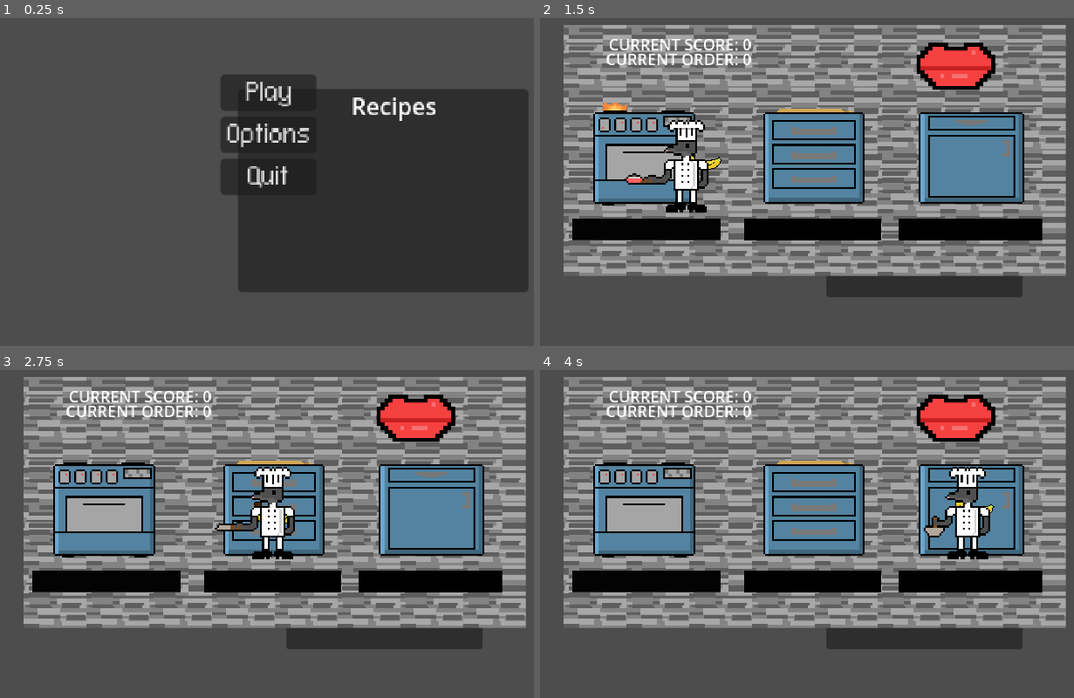
Above: before the commit, frames 1-4 (two rows, left to right).
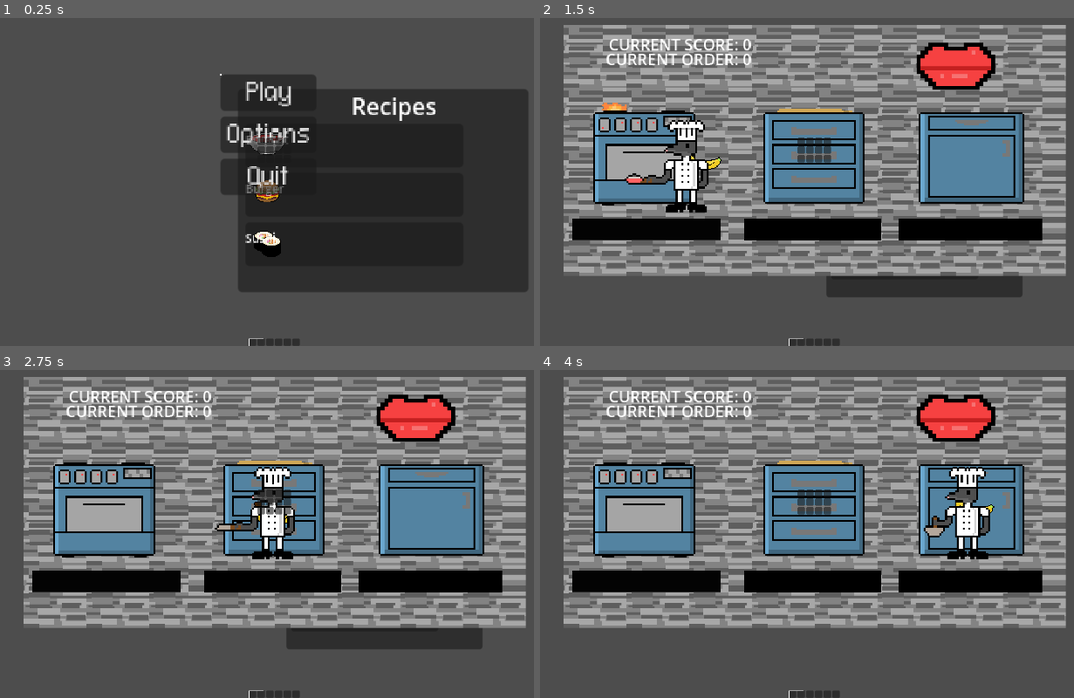
Above: after the commit, the same moments.

Repository: Largester/m.i.c.e
Game: Godot game, scene res://menu.tscn
The game is run twice, just before and just after one commit, with the same random seed, the same clock (stepped at 60 frames per second) and the same inputs.
Inputs (mouse positions are in pixels of both pictures, inside the frame that each line leads up to):
- Up to frame 1 (0.25 s): no input
- Up to frame 2 (1.5 s): click "Play" at 0.5 s; tap Enter at 1.25 s; drag from (641, 162) to (812, 155) at 1.27 s
- Up to frame 3 (2.75 s): drag from (170, 396) to (272, 514) at 2.02 s
- Up to frame 4 (4 s): move the mouse to (705, 409) at 2.77 s; tap Tab at 2.85 s; click (705, 409) at 2.92 s; drag from (780, 579) to (972, 507) at 3.52 s

The runs differ from the first frame. In frame 1, 1.0% of the frame differs, in the area x 41-57%, y 17-100%; in frame 2, 0.5%; in frame 3, 0.5%; in frame 4, 2.8%, in the area x 46-91%, y 36-100%.
Error before the commit: Parse Error: Identifier "i" not declared in the current scope. (res://scenes/recipe_slot.gd:12)
Error after the commit: Invalid access to property or key 'Item' on a base object of type 'Control (inventory.gd)'. (res://scripts/game.gd:14)

Commit message:
crafting(almost)

Diff:
--- /dev/null
+++ b/CropData.gd
@@ -0,0 +1,8 @@
+extends BlockData
+class_name CropData
+
+@export var duration : float
+
+func growth_index(time : float):
+	var stage_index : int = int( (time/duration) * (atlas_coords.size() - 1) )
+	return stage_index
--- a/project.godot
+++ b/project.godot
@@ -21,6 +21,7 @@
 
 Global="*res://scripts/global.gd"
 CookingSystem="*res://scenes/cooking_system.tscn"
+Inventory="*res://scenes/inventory.tscn"
 
 [display]
 
--- /dev/null
+++ b/queue_slot.gd
@@ -0,0 +1,36 @@
+extends Panel
+
+
+signal completed(item, node)
+
+var recipe : Recipe:
+	set(value):
+		recipe = value
+
+		if value == null:
+			return
+		$TextureRect.texture = value.icon
+		cook_time = value.cook_time
+
+var cook_time : float:
+	set(value):
+		cook_time = value
+		$ProgressBar.max_value = value
+
+var time : float = 0:
+	set(value):
+		time = value
+		$ProgressBar.value = value
+
+
+func _physics_process(delta):
+	if time >= 0 and get_index() == 0:
+		time += delta
+	if time > cook_time:
+		completed.emit(recipe, self)
+
+
+func _on_cancel_pressed():
+	for key in recipe.ingredients:
+		Inventory.add_item(key, recipe.ingredients[key])
+	queue_free()
--- /dev/null
+++ b/resources/Food/Borscht.tres
@@ -0,0 +1,10 @@
+[gd_resource type="Resource" script_class="Item" load_steps=3 format=3 uid="uid://bueogmqtuj3tc"]
+
+[ext_resource type="Texture2D" uid="uid://du6fs71vxj05y" path="res://sprits/Products (2).png" id="1_5q43i"]
+[ext_resource type="Script" uid="uid://cv5ioyni0ysvw" path="res://Item.gd" id="2_43183"]
+
+[resource]
+script = ExtResource("2_43183")
+title = "Borscht"
+icon = ExtResource("1_5q43i")
+metadata/_custom_type_script = "uid://cv5ioyni0ysvw"
--- /dev/null
+++ b/resources/Food/Burger.tres
@@ -0,0 +1,10 @@
+[gd_resource type="Resource" script_class="Item" load_steps=3 format=3 uid="uid://devw21fahscuo"]
+
+[ext_resource type="Texture2D" uid="uid://mwxgfvl2uu1o" path="res://sprits/Products.png" id="1_1fq27"]
+[ext_resource type="Script" uid="uid://cv5ioyni0ysvw" path="res://Item.gd" id="2_rbfaj"]
+
+[resource]
+script = ExtResource("2_rbfaj")
+title = "Burger"
+icon = ExtResource("1_1fq27")
+metadata/_custom_type_script = "uid://cv5ioyni0ysvw"
--- /dev/null
+++ b/resources/Food/Sushi.tres
@@ -0,0 +1,10 @@
+[gd_resource type="Resource" script_class="Item" load_steps=3 format=3 uid="uid://cafi5ehfiidme"]
+
+[ext_resource type="Texture2D" uid="uid://c58xo0loycvdy" path="res://sprits/Products (3).png" id="1_2654t"]
+[ext_resource type="Script" uid="uid://cv5ioyni0ysvw" path="res://Item.gd" id="2_evdi4"]
+
+[resource]
+script = ExtResource("2_evdi4")
+title = "Sushi"
+icon = ExtResource("1_2654t")
+metadata/_custom_type_script = "uid://cv5ioyni0ysvw"
--- /dev/null
+++ b/resources/ingredients/milk.tres
@@ -0,0 +1,16 @@
+[gd_resource type="Resource" script_class="CropData" load_steps=4 format=3 uid="uid://dt8plc2cibspu"]
+
+[ext_resource type="Texture2D" uid="uid://bbtjhuwddcvps" path="res://sprits/Ingredients.png" id="1_bnxq1"]
+[ext_resource type="Script" uid="uid://gf5f5rgumryh" path="res://CropData.gd" id="2_uinmj"]
+
+[sub_resource type="AtlasTexture" id="AtlasTexture_g4rfw"]
+atlas = ExtResource("1_bnxq1")
+region = Rect2(0, 128, 128, 64)
+
+[resource]
+script = ExtResource("2_uinmj")
+tile_name = "milk"
+atlas_coords = Array[Vector2i]([Vector2i(0, 2), Vector2i(1, 2)])
+title = "milk"
+icon = SubResource("AtlasTexture_g4rfw")
+metadata/_custom_type_script = "uid://gf5f5rgumryh"
--- /dev/null
+++ b/resources/ingredients/potato.tres
@@ -0,0 +1,16 @@
+[gd_resource type="Resource" script_class="CropData" load_steps=4 format=3 uid="uid://cyp0w3jvau2qt"]
+
+[ext_resource type="Texture2D" uid="uid://bbtjhuwddcvps" path="res://sprits/Ingredients.png" id="1_cwjf7"]
+[ext_resource type="Script" uid="uid://gf5f5rgumryh" path="res://CropData.gd" id="2_ua8wc"]
+
+[sub_resource type="AtlasTexture" id="AtlasTexture_xqajr"]
+atlas = ExtResource("1_cwjf7")
+region = Rect2(0, 64, 128, 64)
+
+[resource]
+script = ExtResource("2_ua8wc")
+tile_name = "potato"
+atlas_coords = Array[Vector2i]([Vector2i(0, 1), Vector2i(1, 1)])
+title = "potato"
+icon = SubResource("AtlasTexture_xqajr")
+metadata/_custom_type_script = "uid://gf5f5rgumryh"
--- /dev/null
+++ b/resources/ingredients/tomato.tres
@@ -0,0 +1,9 @@
+[gd_resource type="Resource" script_class="CropData" load_steps=2 format=3 uid="uid://jao7yta2x45o"]
+
+[ext_resource type="Script" uid="uid://gf5f5rgumryh" path="res://CropData.gd" id="1_4ni1f"]
+
+[resource]
+script = ExtResource("1_4ni1f")
+tile_name = "tomato"
+atlas_coords = Array[Vector2i]([Vector2i(0, 0), Vector2i(1, 0)])
+metadata/_custom_type_script = "uid://gf5f5rgumryh"
--- /dev/null
+++ b/resources/recipes/Borscht_R.tres
@@ -0,0 +1,19 @@
+[gd_resource type="Resource" script_class="Recipe" load_steps=7 format=3 uid="uid://bwop2e2k2f31b"]
+
+[ext_resource type="Texture2D" uid="uid://du6fs71vxj05y" path="res://sprits/Products (2).png" id="1_lkvbu"]
+[ext_resource type="Script" uid="uid://cv5ioyni0ysvw" path="res://Item.gd" id="2_7cuy8"]
+[ext_resource type="Resource" uid="uid://dt8plc2cibspu" path="res://resources/ingredients/milk.tres" id="3_yv5y8"]
+[ext_resource type="Resource" uid="uid://jao7yta2x45o" path="res://resources/ingredients/tomato.tres" id="4_41v4b"]
+[ext_resource type="Resource" uid="uid://bueogmqtuj3tc" path="res://resources/Food/Borscht.tres" id="5_owmkg"]
+[ext_resource type="Script" uid="uid://c4tfka8gq7jk0" path="res://Recipe.gd" id="6_5yyfl"]
+
+[resource]
+script = ExtResource("6_5yyfl")
+name = "Borscht"
+icon = ExtResource("1_lkvbu")
+ingredients = Dictionary[ExtResource("2_7cuy8"), int]({
+ExtResource("3_yv5y8"): 3,
+ExtResource("4_41v4b"): 2
+})
+product = ExtResource("5_owmkg")
+metadata/_custom_type_script = "uid://c4tfka8gq7jk0"
--- /dev/null
+++ b/resources/recipes/Burger_R.tres
@@ -0,0 +1,21 @@
+[gd_resource type="Resource" script_class="Recipe" load_steps=8 format=3 uid="uid://os4imgttxxhe"]
+
+[ext_resource type="Texture2D" uid="uid://nxi1u7byegl2" path="res://sprits/Products (1).png" id="1_ex1lb"]
+[ext_resource type="Script" uid="uid://cv5ioyni0ysvw" path="res://Item.gd" id="2_dfb5g"]
+[ext_resource type="Resource" uid="uid://jao7yta2x45o" path="res://resources/ingredients/tomato.tres" id="3_7yu4x"]
+[ext_resource type="Resource" uid="uid://cyp0w3jvau2qt" path="res://resources/ingredients/potato.tres" id="4_oxlk2"]
+[ext_resource type="Resource" uid="uid://dt8plc2cibspu" path="res://resources/ingredients/milk.tres" id="5_paofj"]
+[ext_resource type="Resource" uid="uid://devw21fahscuo" path="res://resources/Food/Burger.tres" id="6_lif5g"]
+[ext_resource type="Script" uid="uid://c4tfka8gq7jk0" path="res://Recipe.gd" id="7_givqn"]
+
+[resource]
+script = ExtResource("7_givqn")
+name = "Burger"
+icon = ExtResource("1_ex1lb")
+ingredients = Dictionary[ExtResource("2_dfb5g"), int]({
+ExtResource("3_7yu4x"): 1,
+ExtResource("4_oxlk2"): 2,
+ExtResource("5_paofj"): 1
+})
+product = ExtResource("6_lif5g")
+metadata/_custom_type_script = "uid://c4tfka8gq7jk0"
--- /dev/null
+++ b/resources/recipes/Sushi_R.tres
@@ -0,0 +1,19 @@
+[gd_resource type="Resource" script_class="Recipe" load_steps=7 format=3 uid="uid://dnwy7edy5yipg"]
+
+[ext_resource type="Texture2D" uid="uid://c58xo0loycvdy" path="res://sprits/Products (3).png" id="1_ibiiy"]
+[ext_resource type="Script" uid="uid://cv5ioyni0ysvw" path="res://Item.gd" id="2_bdbbe"]
+[ext_resource type="Resource" uid="uid://dt8plc2cibspu" path="res://resources/ingredients/milk.tres" id="3_gafoa"]
+[ext_resource type="Resource" uid="uid://jao7yta2x45o" path="res://resources/ingredients/tomato.tres" id="4_ko6j0"]
+[ext_resource type="Resource" uid="uid://bueogmqtuj3tc" path="res://resources/Food/Borscht.tres" id="5_ggpx2"]
+[ext_resource type="Script" uid="uid://c4tfka8gq7jk0" path="res://Recipe.gd" id="6_otiss"]
+
+[resource]
+script = ExtResource("6_otiss")
+name = "Sushi"
+icon = ExtResource("1_ibiiy")
+ingredients = Dictionary[ExtResource("2_bdbbe"), int]({
+ExtResource("3_gafoa"): 1,
+ExtResource("4_ko6j0"): 3
+})
+product = ExtResource("5_ggpx2")
+metadata/_custom_type_script = "uid://c4tfka8gq7jk0"
--- a/scenes/cooking_system.gd
+++ b/scenes/cooking_system.gd
@@ -1,7 +1,77 @@
 extends Control
 
 @onready var recipe_slot_node : PackedScene = preload("res://scenes/recipe_slot.tscn")
+@onready var queue_slot_node : PackedScene = preload("res://scenes/queue_slot.tscn")
 
-@export var recipes : Array[Recipe]
+
+
+@export var recipes : Array[Recipe]:
+	set(value):
+		recipes = value
+
+		if recipe_container:
+			free_slots()
+			load_recipes()
 
 @export var recipe_container : VBoxContainer
+@export var queue : VBoxContainer
+
+var selected_recipe : Recipe
+var selected_rect : Rect2
+
+func _ready() -> void:
+	free_slots()
+	load_recipes()
+
+func _draw():
+	draw_rect(selected_rect, Color.WHITE, false, 1)
+
+func _input(event):
+	if event is InputEventKey and event.is_pressed():
+		if event.keycode == KEY_TAB:
+			visible = !visible
+
+func load_recipes():
+	for recipe in recipes:
+		var recipe_slot = recipe_slot_node.instantiate()
+		recipe_container.add_child(recipe_slot)
+		recipe_slot.recipe = recipe
+		recipe_slot.selected.connect(selection)
+
+func free_slots():
+	for slot in recipe_container.get_children():
+		slot.free()
+
+func selection(item : Recipe, node : Panel):
+	selected_recipe = item
+	selected_rect = Rect2(node.global_position, node.size)
+	queue_redraw()
+	print(item.name)
+
+func queue_item(item : Recipe):
+	if item == null:
+		return
+	var queue_slot = queue_slot_node.instantiate()
+	queue.add_child(queue_slot)
+	queue_slot.recipe = item
+	queue_slot.completed.connect(finished_cooking)
+
+func _on_create_pressed():
+	if not selected_recipe:
+		return
+
+	if not Inventory.check_ingredients(selected_recipe.ingredients):
+		print("Not Enough Items")
+		return
+
+	Inventory.use_ingredients(selected_recipe.ingredients)
+
+	queue_item(selected_recipe)
+
+func finished_cooking(item : Recipe, node : Panel):
+	if item == null:
+		return
+
+	Inventory.add_item(item.product, item.product_amount)
+	node.queue_free()
+	print(item.name +" added.")
--- a/scenes/cooking_system.tscn
+++ b/scenes/cooking_system.tscn
@@ -1,6 +1,10 @@
-[gd_scene load_steps=2 format=3 uid="uid://dctkmthq3jlro"]
+[gd_scene load_steps=6 format=3 uid="uid://dctkmthq3jlro"]
 
 [ext_resource type="Script" uid="uid://3bl0eqyij2sy" path="res://scenes/cooking_system.gd" id="1_qsbep"]
+[ext_resource type="Script" uid="uid://c4tfka8gq7jk0" path="res://Recipe.gd" id="2_qqmc6"]
+[ext_resource type="Resource" uid="uid://bwop2e2k2f31b" path="res://resources/recipes/Borscht_R.tres" id="3_0wj76"]
+[ext_resource type="Resource" uid="uid://os4imgttxxhe" path="res://resources/recipes/Burger_R.tres" id="4_5s6i4"]
+[ext_resource type="Resource" uid="uid://dnwy7edy5yipg" path="res://resources/recipes/Sushi_R.tres" id="5_qhe6w"]
 
 [node name="CookingSystem" type="Control" node_paths=PackedStringArray("recipe_container")]
 layout_mode = 3
@@ -8,6 +12,7 @@
 offset_right = 41.0
 offset_bottom = 40.0
 script = ExtResource("1_qsbep")
+recipes = Array[ExtResource("2_qqmc6")]([ExtResource("3_0wj76"), ExtResource("4_5s6i4"), ExtResource("5_qhe6w")])
 recipe_container = NodePath("Panel/ScrollContainer/Recipes")
 
 [node name="Panel" type="Panel" parent="."]
--- a/scenes/game.tscn
+++ b/scenes/game.tscn
@@ -1,7 +1,8 @@
-[gd_scene load_steps=13 format=4 uid="uid://cliocng58qaa"]
+[gd_scene load_steps=16 format=4 uid="uid://cliocng58qaa"]
 
 [ext_resource type="Script" uid="uid://cvmnesrle14i8" path="res://scripts/game.gd" id="1_lbhrr"]
 [ext_resource type="Texture2D" uid="uid://bnl20f3ryjy04" path="res://sprits/background_tile.png" id="2_iywne"]
+[ext_resource type="Texture2D" uid="uid://bbtjhuwddcvps" path="res://sprits/Ingredients.png" id="3_kvpfn"]
 [ext_resource type="PackedScene" uid="uid://bdfsj3yl53dxt" path="res://scenes/mouse.tscn" id="3_p57ef"]
 [ext_resource type="Script" uid="uid://36wo50xdswwi" path="res://scripts/currentscorelabel.gd" id="5_p57ef"]
 [ext_resource type="PackedScene" uid="uid://cyxg4wi5d0e8m" path="res://scenes/oven.tscn" id="6_p57ef"]
@@ -20,12 +21,98 @@
 tile_size = Vector2i(64, 64)
 sources/0 = SubResource("TileSetAtlasSource_7jktm")
 
+[sub_resource type="TileSetAtlasSource" id="TileSetAtlasSource_dinhu"]
+texture = ExtResource("3_kvpfn")
+texture_region_size = Vector2i(64, 64)
+2:0/0 = 0
+1:1/0 = 0
+1:1/0/custom_data_0 = "Crop"
+2:1/0 = 0
+3:1/0 = 0
+5:1/0 = 0
+6:1/0 = 0
+7:1/0 = 0
+2:2/0 = 0
+3:2/0 = 0
+5:2/0 = 0
+6:2/0 = 0
+7:2/0 = 0
+5:3/0 = 0
+6:3/0 = 0
+7:3/0 = 0
+2:4/0 = 0
+3:4/0 = 0
+5:4/0 = 0
+6:4/0 = 0
+0:5/0 = 0
+1:5/0 = 0
+2:5/0 = 0
+3:5/0 = 0
+4:5/0 = 0
+5:5/0 = 0
+6:5/0 = 0
+7:5/0 = 0
+0:6/0 = 0
+1:6/0 = 0
+2:6/0 = 0
+3:6/0 = 0
+4:6/0 = 0
+5:6/0 = 0
+6:6/0 = 0
+7:6/0 = 0
+5:7/0 = 0
+6:7/0 = 0
+1:8/0 = 0
+2:8/0 = 0
+3:8/0 = 0
+5:8/0 = 0
+6:8/0 = 0
+7:8/0 = 0
+0:9/0 = 0
+1:9/0 = 0
+2:9/0 = 0
+3:9/0 = 0
+4:9/0 = 0
+5:9/0 = 0
+6:9/0 = 0
+7:9/0 = 0
+0:10/0 = 0
+1:10/0 = 0
+2:10/0 = 0
+3:10/0 = 0
+4:10/0 = 0
+5:10/0 = 0
+6:10/0 = 0
+7:10/0 = 0
+1:11/0 = 0
+2:11/0 = 0
+5:11/0 = 0
+6:11/0 = 0
+0:1/0 = 0
+0:1/0/custom_data_0 = "Crop"
+1:0/0 = 0
+1:0/0/custom_data_0 = "Crop"
+0:0/0 = 0
+0:0/0/custom_data_0 = "Crop"
+0:2/0 = 0
+0:2/0/custom_data_0 = "Crop"
+1:2/0 = 0
+1:2/0/custom_data_0 = "Crop"
+
+[sub_resource type="TileSet" id="TileSet_kvuet"]
+custom_data_layer_0/name = "tile_name"
+custom_data_layer_0/type = 4
+sources/1 = SubResource("TileSetAtlasSource_dinhu")
+
 [node name="Game" type="Node2D"]
 script = ExtResource("1_lbhrr")
 
-[node name="TileMapLayer" type="TileMapLayer" parent="."]
+[node name="Background" type="TileMapLayer" parent="."]
 tile_map_data = PackedByteArray("AAD+////AAAAAAAAAAD/////AAAAAAAAAAAAAP//AAAAAAAAAAABAP//AAAAAAAAAAABAAAAAAAAAAAAAAAAAA …(432 unchanged characters)…
 tile_set = SubResource("TileSet_ryrav")
+
+[node name="Crops" type="TileMapLayer" parent="."]
+tile_set = SubResource("TileSet_kvuet")
 
 [node name="Camera2D" type="Camera2D" parent="."]
 zoom = Vector2(2.7, 2.7)
--- a/scenes/hotbar.gd
+++ b/scenes/hotbar.gd
@@ -1,11 +1,38 @@
 extends HBoxContainer
 
+signal equip(item : Item)
 
-# Called when the node enters the scene tree for the first time.
-func _ready() -> void:
-	pass # Replace with function body.
+var currently_equipped : Item:
+	set(value):
+		currently_equipped = value
+		equip.emit(value)
 
+var index = 0:
+	set(value):
+		index = value
 
-# Called every frame. 'delta' is the elapsed time since the previous frame.
-func _process(delta: float) -> void:
-	pass
+		if index >= get_child_count():
+			index = 0
+		elif index < 0:
+			index = get_child_count() - 1
+
+		currently_equipped = get_child(index).item
+		queue_redraw()
+
+func _draw():
+	draw_rect( Rect2( get_child(index).position, get_child(index).size), Color.WHITE, false, 1)
+
+func _input(event):
+	if event is InputEventMouseButton and event.is_pressed():
+		if event.button_index == MOUSE_BUTTON_WHEEL_UP:
+			index -= 1
+			print(index)
+		if event.button_index == MOUSE_BUTTON_WHEEL_DOWN:
+			index += 1
+			print(index)
+
+func update():
+	currently_equipped = get_child(index).item
+
+func use_current():
+	get_child(index).amount -= 1
--- /dev/null
+++ b/scenes/inventory.gd
@@ -0,0 +1,26 @@
+extends Control
+
+var current_scene
+
+@export var hotbar : HBoxContainer
+@export var grid : GridContainer
+
+func _on_hotbar_equip(item: Item) -> void:
+	if current_scene != null:
+		current_scene.currently_equipped = item
+
+func use_stackable_item():
+	hotbar.update()
+	hotbar.use_current()
+
+func add_item(item : Item, amount : int = 1):
+	for slot in hotbar.get_children():
+		if slot.item == null:
+			slot.item = item
+			slot.set_amount(amount)
+			return
+		elif slot.item == item:
+			slot.add_amount(amount)
+			return
+
+	print("Full Inventory")
--- a/scenes/inventory.tscn
+++ b/scenes/inventory.tscn
@@ -1,15 +1,19 @@
-[gd_scene load_steps=3 format=3 uid="uid://bbg4p7vbmiaiw"]
+[gd_scene load_steps=4 format=3 uid="uid://bbg4p7vbmiaiw"]
 
+[ext_resource type="Script" uid="uid://dguvyeskfn7un" path="res://scenes/inventory.gd" id="1_53g1v"]
 [ext_resource type="PackedScene" uid="uid://bpdj18nvxo6ax" path="res://scenes/slot.tscn" id="1_qw0r6"]
-[ext_resource type="Resource" uid="uid://drqpq07norwvr" path="res://resources/Food/Bread.tres" id="2_hj2ta"]
+[ext_resource type="Script" uid="uid://drhvbyqm5nc48" path="res://scenes/hotbar.gd" id="3_ty45s"]
 
-[node name="Inventory" type="Control"]
+[node name="Inventory" type="Control" node_paths=PackedStringArray("hotbar", "grid")]
 layout_mode = 3
 anchors_preset = 15
 anchor_right = 1.0
 anchor_bottom = 1.0
 grow_horizontal = 2
 grow_vertical = 2
+script = ExtResource("1_53g1v")
+hotbar = NodePath("UI/Hotbar")
+grid = NodePath("UI/GridContainer")
 
 [node name="UI" type="CanvasLayer" parent="."]
 
@@ -29,8 +33,6 @@
 
 [node name="Slot" parent="UI/GridContainer" instance=ExtResource("1_qw0r6")]
 layout_mode = 2
-item = ExtResource("2_hj2ta")
-amount = 2
 
 [node name="Slot2" parent="UI/GridContainer" instance=ExtResource("1_qw0r6")]
 layout_mode = 2
@@ -77,6 +79,7 @@
 offset_right = 70.0
 grow_horizontal = 2
 grow_vertical = 0
+script = ExtResource("3_ty45s")
 
 [node name="Slot" parent="UI/Hotbar" instance=ExtResource("1_qw0r6")]
 layout_mode = 2
@@ -95,3 +98,5 @@
 
 [node name="Slot6" parent="UI/Hotbar" instance=ExtResource("1_qw0r6")]
 layout_mode = 2
+
+[connection signal="equip" from="UI/Hotbar" to="." method="_on_hotbar_equip"]
--- /dev/null
+++ b/scenes/queue_slot.tscn
@@ -0,0 +1,23 @@
+[gd_scene load_steps=2 format=3 uid="uid://btcexjghlld6n"]
+
+[ext_resource type="Script" uid="uid://bdru11y8ihu82" path="res://queue_slot.gd" id="1_u4r5n"]
+
+[node name="QueueSlot" type="Panel"]
+offset_right = 40.0
+offset_bottom = 40.0
+script = ExtResource("1_u4r5n")
+
+[node name="TextureRect" type="TextureRect" parent="."]
+layout_mode = 0
+offset_right = 40.0
+offset_bottom = 40.0
+
+[node name="ProgressBar" type="ProgressBar" parent="."]
+layout_mode = 0
+offset_right = 4.0
+offset_bottom = 27.0
+
+[node name="Cancel" type="Button" parent="."]
+layout_mode = 0
+offset_right = 8.0
+offset_bottom = 8.0
--- a/scenes/recipe_slot.gd
+++ b/scenes/recipe_slot.gd
@@ -1,19 +1,41 @@
 extends Panel
 
+signal selected(recipe, node)
 
-signal selected(recipe, node)
+var index := 0
+
+var is_ready := false
+
+func _ready() -> void:
+	is_ready = true
 
 var recipe : Recipe:
 	set(value):
 		recipe = value
+
+		if not is_ready:
+			return
+
 		%Name.text = value.name
 		%Product.texture = value.icon
 		#loop over the ingredients of the recipe
-		for i in range(value.ingredients.keys()[i]):
-			var key = value.ingredients.key()[i]
+		for ingredient in value.ingredients:
+			if index >= %Ingredient.get_child_count():
+				break
+			var slot = %Ingredient.get_child(index)
+			var amount_label = slot.find_child("Amount")
+
+			if amount_label == null:
+				push_error("Amount node not found in ingredient slot")
+				continue
 			#set icon and amount of every ingredients
-			%Ingredient.get_child(i).texture = key.icon
-			%Ingredient.get_child(i).find_child("Amount").text = str(value.ingredients[key])
+			slot.texture = ingredient.icon
+			amount_label.text = str(value.ingredients[ingredient])
+
+			index += 1
+
+
+
 
 func _on_gui_input(event: InputEvent) -> void:
 	if event is InputEventMouseButton and event.pressed:
--- a/scenes/slot.tscn
+++ b/scenes/slot.tscn
@@ -3,6 +3,7 @@
 [ext_resource type="Script" uid="uid://ow4sccsdmbpm" path="res://slot.gd" id="1_4v6ba"]
 
 [node name="Slot" type="Panel"]
+z_index = -1
 custom_minimum_size = Vector2(20, 20)
 offset_right = 40.0
 offset_bottom = 40.0
--- a/scripts/game.gd
+++ b/scripts/game.gd
@@ -1,9 +1,17 @@
 extends Node2D
 
+@onready var crop_layer = $Crops
+
 var score = 0
+var currently_equipped : Item = null
+var crop : Dictionary
+
+@export var block : Dictionary[String, BlockData]
 
 func _ready() -> void:
-	pass
+	Inventory.current_scene = self
+
+	Inventory.Item.add_item("Bread")
 
 func _process(_delta: float) -> void:
 	pass
--- a/slot.gd
+++ b/slot.gd
@@ -3,6 +3,9 @@
 @export var item : Item = null:
 	set(value):
 		item = value
+
+		if get_parent().has_method("update"):
+			get_parent().update
 
 		if value == null:
 			$Icon.texture = null
@@ -38,5 +41,20 @@
 	amount = data.amount
 	data.amount = temp
 
+	if get_parent().has_method("update"):
+		get_parent().update()
+	if data.get_parent().has_method("update"):
+		data.get_parent().update()
+
 func _get_drag_data(_at_position):
+	if item:
+		var preview_texture = TextureRect.new()
+
+		preview_texture.texture = item.icon
+		preview_texture.size = Vector2(16, 16)
+		preview_texture.position = -Vector2(8, 8)
+
+		var preview = Control.new()
+		preview.add_child(preview_texture)
+		set_drag_preview(preview)
 	return self
Not shown, added: CropData.gd.uid
Not shown, added: queue_slot.gd.uid
Not shown, added: scenes/inventory.gd.uid
Binary file added: sprits/Ingredients.png
Not shown, added: sprits/Ingredients.png.import
Binary file added: sprits/Products (1).png
Not shown, added: sprits/Products (1).png.import
Binary file added: sprits/Products (2).png
Not shown, added: sprits/Products (2).png.import
Binary file added: sprits/Products (3).png
Not shown, added: sprits/Products (3).png.import
Binary file added: sprits/Products.png
(and 3 more such lines)
